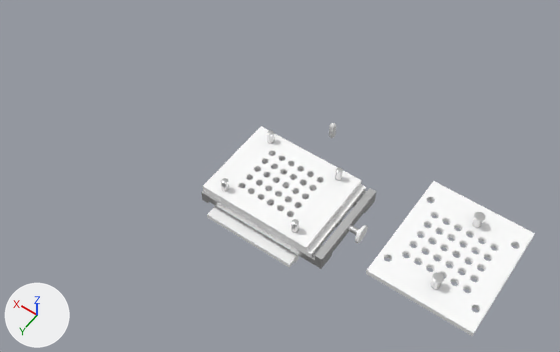
What one commit did to the glTF model assets/Kapselfuellgeraet.gltf.
Before and after are seen from a camera (50 mm lens) standing at (-0.273, 0.397, 0.652) and looking at (0.022, -0.016, 0.003). Lighting does not change. The marker at lower left points along +X, +Y and +Z. Both versions are drawn at frame 80 of the action 'Lochplatte_B_Ani'; the numbers are the values there.

The older version as bpy lines, for what is in view:
```python
me_gestell = bpy.data.meshes.new('Gestell')
me_gestell.from_pydata(...)  # 416 vertices, 816 faces; spans x -1.99..1.99, y -5.75..0.16, z 0.0..0.84
me_gestell.materials.append(mat_metal)  # white #e7e7e7
me_lochplatte_b = bpy.data.meshes.new('Lochplatte_B')
me_lochplatte_b.from_pydata(...)  # 3442 vertices, 7016 faces; spans x -1.35..5.77, y -5.0..0.58, z 0.7..0.93
me_lochplatte_b.materials.append(mat_plastic)  # white #ffffff
me_lochplatte_c = bpy.data.meshes.new('Lochplatte_C')
me_lochplatte_c.from_pydata(...)  # 3442 vertices, 7016 faces; spans x -1.69..5.77, y -5.0..0.58, z 0.7..0.93
me_lochplatte_c.materials.append(mat_plastic)  # white #ffffff
ob_gestell = bpy.data.objects.new('Gestell', me_gestell)
ob_gestell.location = (0.071, -0.0001, -0.0085)
ob_gestell.rotation_euler = (0.0, 0.0, -1.571)  # degrees (0, 0, -90)
ob_gestell.scale = (0.0254, 0.0254, 0.0254)
ob_lochplatte_b = bpy.data.objects.new('Lochplatte_B', me_lochplatte_b)
ob_lochplatte_b.location = (-0.0319, 0.0394, -0.0071)
ob_lochplatte_b.scale = (0.0181, 0.0181, 0.0254)
ob_lochplatte_c = bpy.data.objects.new('Lochplatte_C', me_lochplatte_c)
ob_lochplatte_c.location = (-0.032, 0.0395, -0.0133)
ob_lochplatte_c.scale = (0.0181, 0.0181, 0.0254)
# also in view: 'Unterteil' at (0.008, -0.001, -0.011); 'Lochplatte_A' at (-0.18, 0.0, 0.055)
```
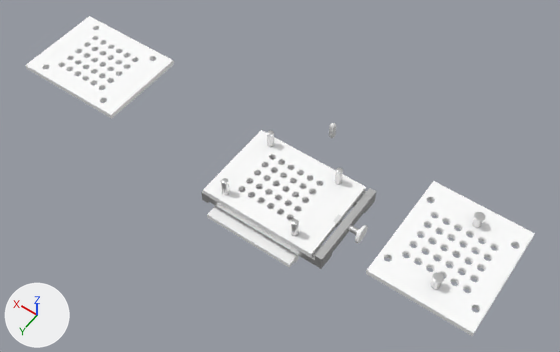
Boxes (x1, y1, x2, y2) around the edits, measured in the pictures (560 x 352 px):
'Lochplatte_B', moved: before (203, 126, 362, 251); after (26, 16, 174, 119)
'Lochplatte_C', unchanged, uncovered by the edit: before (203, 154, 366, 257); after (203, 130, 366, 257)

Edits to the bpy script that builds the scene:
```text
Change ob_lochplatte_b:
    ob_lochplatte_b.location: (-0.0319, 0.0394, -0.0071) -> (0.2177, 0.0394, 0.024)
```
